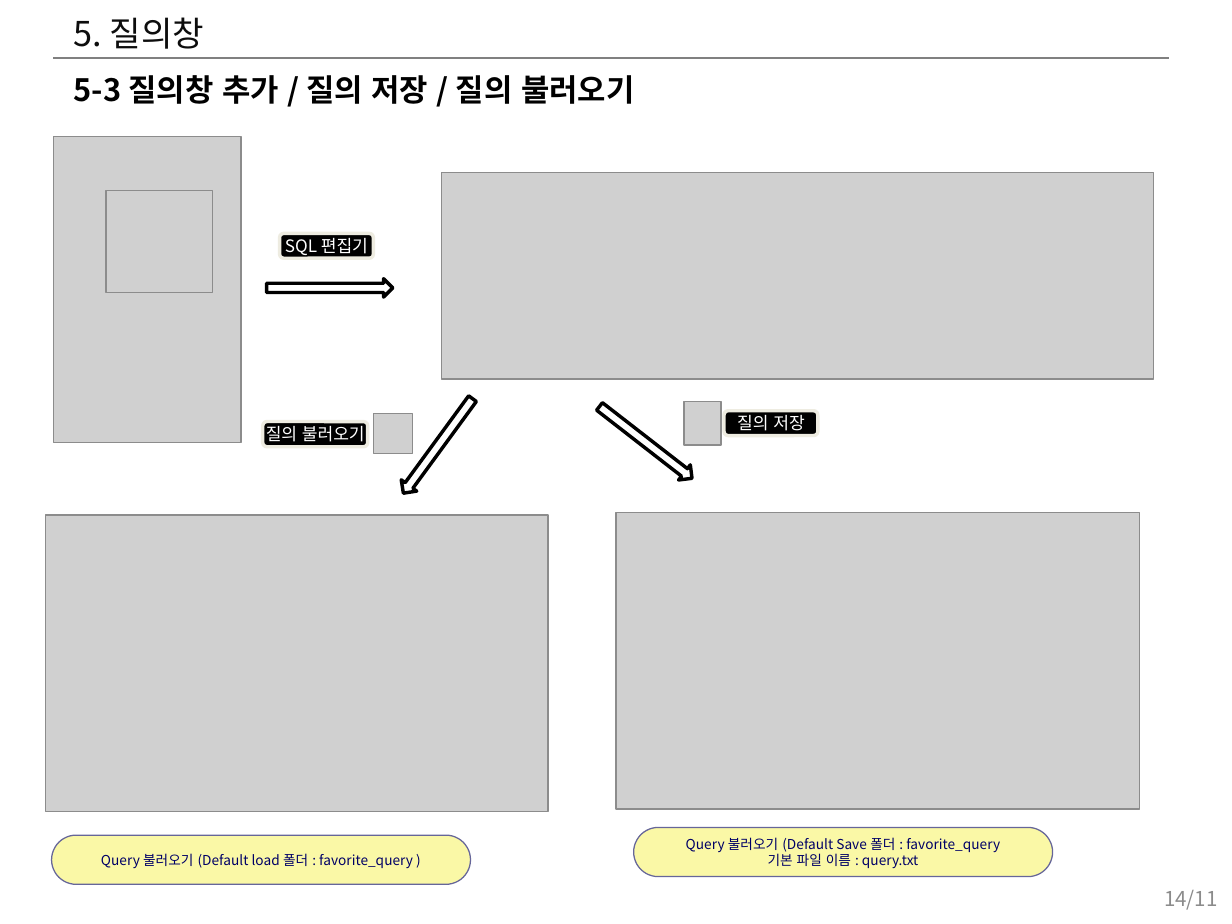
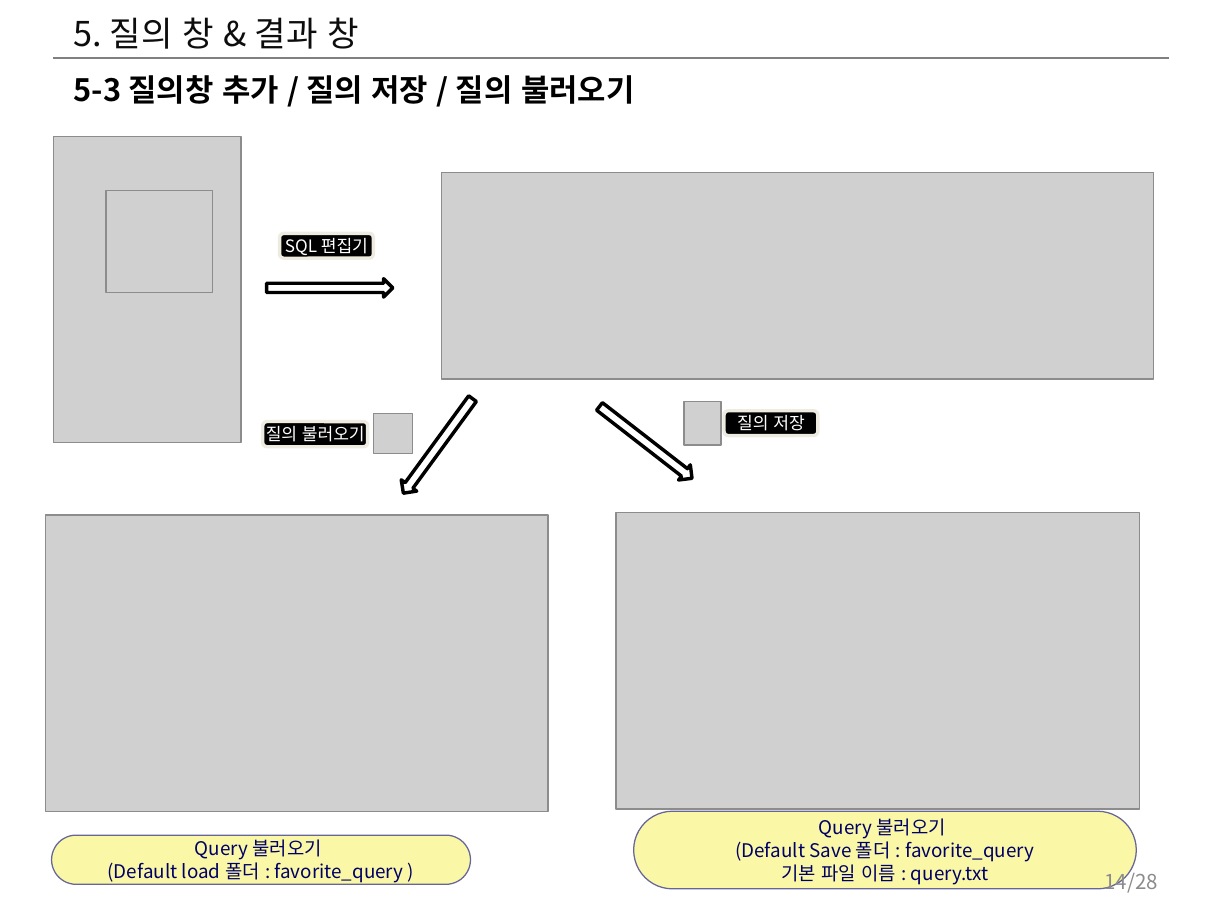
Before and after one commit to postech-dblab-iitp/visual-tool, a slide deck: slide 14 of ViT_docs/시각화도구_UI_UX_기획서.pptx. Drawn at 1232x924 pixels with LibreOffice and Linux fonts; fonts in the diff are those of the drawing; grey boxes stand for pictures. Boxes give left, top, right and bottom in pixels: in the first picture for what was removed or moved away, otherwise in the second. Text is boxed around its words. In the diff, an @@ line names an element or a change of style, - is before the commit and + after.

```diff
--- a/ViT_docs/시각화도구_UI_UX_기획서.pptx
+++ b/ViT_docs/시각화도구_UI_UX_기획서.pptx
@@ title at (x1=74, y1=17, x2=359, y2=49): text changed @@
-5. 질의창
+5. 질의 창 & 결과 창
@@ text in rounded rectangle at (x1=108, y1=839, x2=404, y2=884): text changed; size 8 to 11 pt @@
-Query 불러오기 (Default load 폴더 : favorite_query )
+Query 불러오기
+(Default load 폴더 : favorite_query )
@@ rounded rectangle "Query 불러오기" resized from (x1=633, y1=828, x2=1052, y2=877) to (x1=633, y1=811, x2=1136, y2=888) @@
@@ text in rounded rectangle at (x1=735, y1=818, x2=1034, y2=862): text changed; size 8 to 11 pt @@
-Query 불러오기 (Default Save 폴더 : favorite_query
+Query 불러오기
+(Default Save 폴더 : favorite_query
@@ text in rounded rectangle at (x1=781, y1=864, x2=989, y2=885): size 8 to 11 pt in "기본 파일 이름 : query.txt" @@
@@ page number at (x1=1104, y1=868, x2=1158, y2=893): text changed @@
-14/11
+14/28
```
Also in this commit, not shown: 14 other slides changed, 8 slides added, 2 slides removed.
